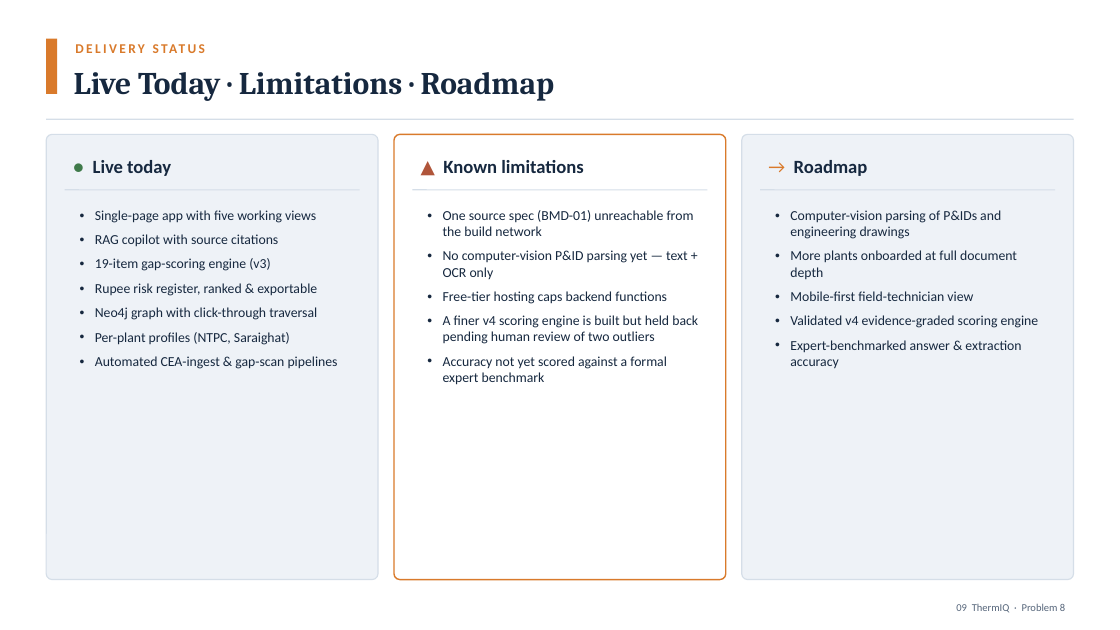
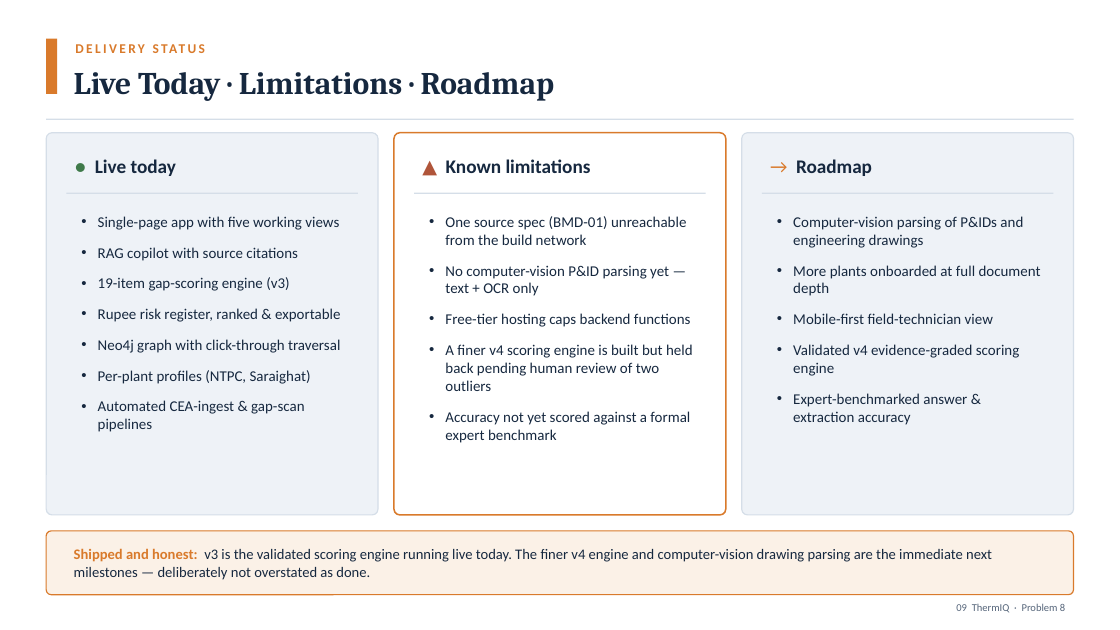
Before and after one commit to GhostUnamused/thermIQ, a slide deck: slide 9 of ThermIQ_Submission_Deck.pptx. Drawn at 1120x630 pixels with LibreOffice and Linux fonts; fonts in the diff are those of the drawing. Boxes give left, top, right and bottom in pixels: in the first picture for what was removed or moved away, otherwise in the second. Text is boxed around its words. In the diff, an @@ line names an element or a change of style, - is before the commit and + after.

```diff
--- a/ThermIQ_Submission_Deck.pptx
+++ b/ThermIQ_Submission_Deck.pptx
@@ rounded rectangle: place and size @@
-rounded rectangle at box(46, 134, 378, 580)
+rounded rectangle at box(46, 133, 378, 515)
@@ rounded rectangle: place and size @@
-rounded rectangle at box(394, 134, 726, 580)
+rounded rectangle at box(394, 133, 726, 515)
@@ rounded rectangle at box(394, 133, 726, 515): outline #D97A2B 1.2 pt to #D97A2B 1.3 pt @@
@@ rounded rectangle: place and size @@
-rounded rectangle at box(742, 134, 1074, 580)
+rounded rectangle at box(742, 133, 1074, 515)
@@ size 16 to 16.5 pt in 3 elements at box(446, 159, 591, 173), box(95, 159, 176, 176), box(796, 159, 872, 176) @@
@@ 3 lines: place and size @@
-3 lines at box(65, 190, 1055, 190)
+3 lines at box(66, 193, 1054, 193)
@@ size 11.8 to 12.8 pt; indent changed; line spacing 0.98 to 1; more space between paragraphs in 3 elements at box(98, 216, 340, 432), box(445, 216, 693, 443), box(793, 216, 1041, 425) @@
@@ rounded rectangle added at box(46, 531, 1074, 595), fill #FBF1E7, outline #D97A2B 1 pt @@
@@ text added at box(74, 548, 992, 580), 12.5 pt, text #16283F @@
+Shipped and honest: v3 is the validated scoring engine running live today. The finer v4 engine and computer-vision drawing parsing are the immediate next milestones — deliberately not overstated as done.
```
Also in this commit, not shown: 10 other files.
